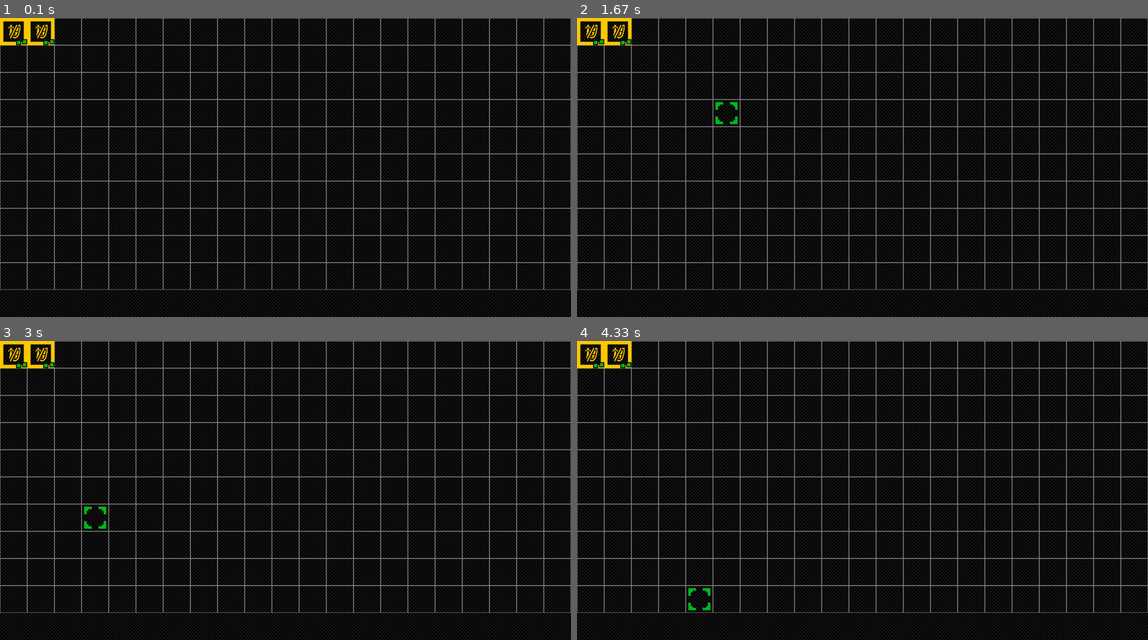
Above: before the commit, frames 1-4 (two rows, left to right).
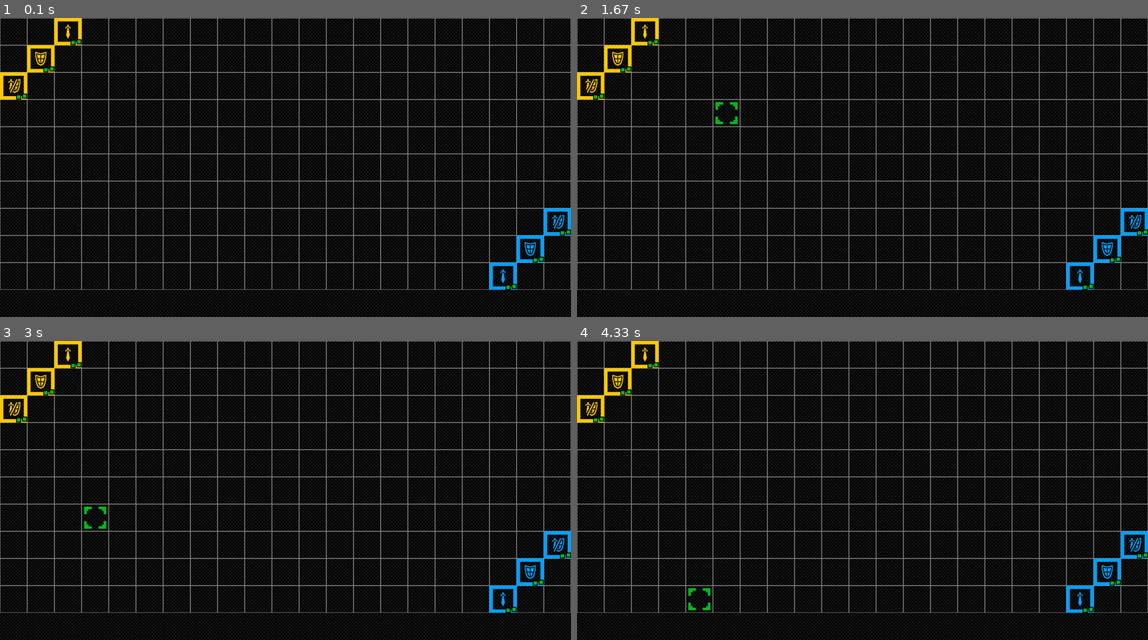
Above: after the commit, the same moments.

Repository: betonpl/pygame
Game: pygame game, started from main/Game.py
Two runs of this game, one before a commit and one after it. Both use one fixed random seed, a clock stepped at 60 frames per second and the inputs below. The source is Python 2; it was converted automatically to run under Python 3.
Inputs (mouse positions are in pixels of both pictures, inside the frame that each line leads up to):
- Up to frame 1 (0.1 s): no input
- Up to frame 2 (1.67 s): click (862, 167) at 0.38 s; click (919, 233) at 0.72 s; click (1073, 272) at 1.05 s; click (725, 107) at 1.38 s
- Up to frame 3 (3 s): click (285, 526) at 1.72 s; click (205, 427) at 2.05 s; click (485, 568) at 2.38 s; click (97, 520) at 2.72 s
- Up to frame 4 (4.33 s): click (696, 433) at 3.05 s; click (725, 544) at 3.38 s; click (1068, 559) at 3.72 s; click (691, 601) at 4.05 s

The runs differ from the first frame. In frame 1, 2.1% of the frame differs, in the area x 0-100%, y 0-91%; in frame 2, 2.1%; in frame 3, 2.1%; in frame 4, 2.1%.

Commit message:
changes in BoardConfigure

Diff:
--- a/main/ImgRes.py
+++ b/main/ImgRes.py
@@ -55,5 +55,5 @@
     def getButtonBorder(self):
         return self.getImage('interface/button_border')
 
-    def getActionDot(self, id, status):
-        return self.getImage('unit/action_{0}_{1}'.format(id,status))
+    def getActionDot(self, dotId, status):
+        return self.getImage('unit/action_{0}_{1}'.format(dotId,status))
--- a/main/impl/BoardConfigure.py
+++ b/main/impl/BoardConfigure.py
@@ -1,6 +1,8 @@
 from main.Field import Field
 from main.impl.Player import Player
 from main.unit.Balanced import Balanced
+from main.unit.Warrior import Warrior
+from main.unit.Defender import Defender
 
 
 class BoardConfigure(object):
@@ -15,7 +17,15 @@
 
     def init(self):
         board = self.board
+
         orangePlayer = Player("orange")
         board.addPlayer(orangePlayer)
-        board.addField(Field(0, 0, Balanced(orangePlayer)))
-        board.addField(Field(1, 0, Balanced(orangePlayer)))
+        board.addField(Field(2, 0, Warrior(orangePlayer)))
+        board.addField(Field(1, 1, Defender(orangePlayer)))
+        board.addField(Field(0, 2, Balanced(orangePlayer)))
+
+        bluePlayer = Player("blue")
+        board.addPlayer(bluePlayer)
+        board.addField(Field(18, 9, Warrior(bluePlayer)))
+        board.addField(Field(19, 8, Defender(bluePlayer)))
+        board.addField(Field(20, 7, Balanced(bluePlayer)))
--- a/main/impl/UnitDrawer.py
+++ b/main/impl/UnitDrawer.py
@@ -1,6 +1,5 @@
 from main.api.Drawable import Drawable
 from main.ImgRes import ImgRes
-from main.unit.Warrior import Warrior
 
 class UnitDrawer(Drawable):
 
